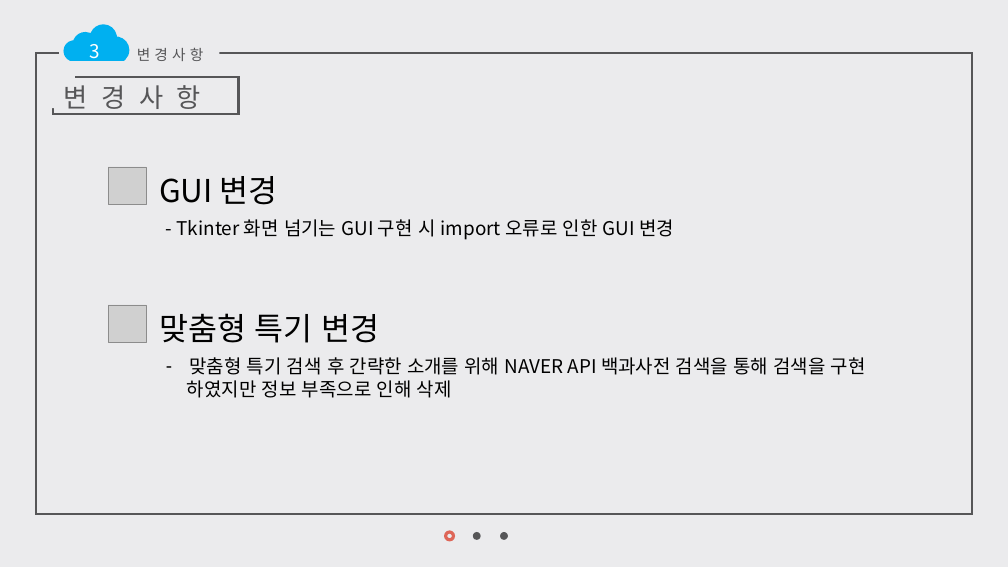
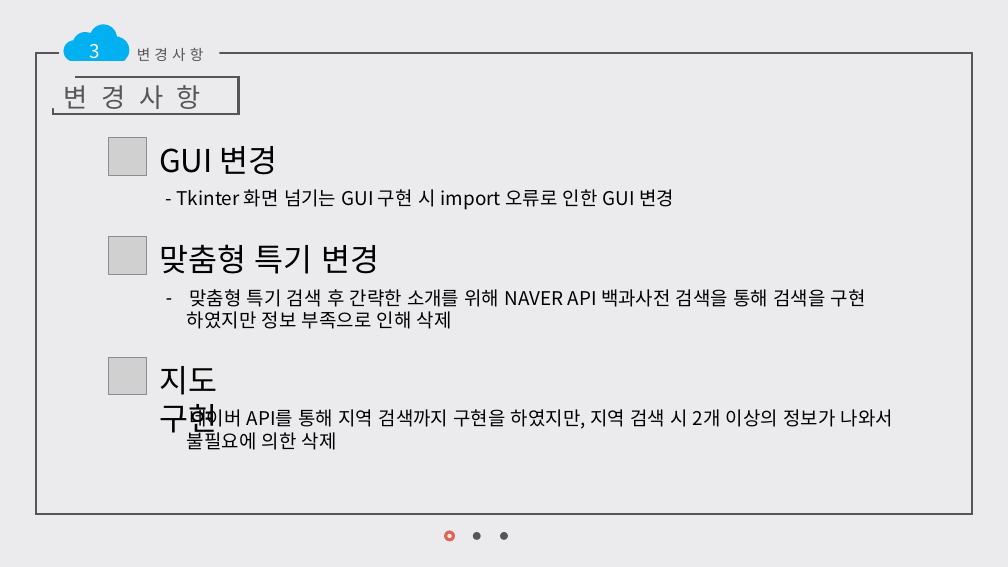
Before and after one commit to dyos1995/Script_1Home, a slide deck: slide 7 of 발표 자료/3차 발표/[스크립트] 2014182004 권오성 과제3.pptx. Drawn at 1008x567 pixels with LibreOffice and Linux fonts; fonts in the diff are those of the drawing; grey boxes stand for pictures. Boxes give left, top, right and bottom in pixels: in the first picture for what was removed or moved away, otherwise in the second. Text is boxed around its words. In the diff, an @@ line names an element or a change of style, - is before the commit and + after.

```diff
--- a/발표 자료/3차 발표/[스크립트] 2014182004 권오성 과제3.pptx
+++ b/발표 자료/3차 발표/[스크립트] 2014182004 권오성 과제3.pptx
@@ 2 texts, 1 picture: place and size @@
-2 texts, 1 picture at (108,167,674,240)
+2 texts, 1 picture at (108,138,674,210)
@@ 2 texts, 1 picture: place and size @@
-2 texts, 1 picture at (108,305,866,398)
+2 texts, 1 picture at (108,237,866,329)
@@ picture added at (108,357,146,395) @@
@@ text added at (159,366,217,439), 30 pt, text #000000 @@
+지도 구현
@@ text added at (187,406,893,450), 18 pt, text #000000 @@
+– 네이버 API를 통해 지역 검색까지 구현을 하였지만, 지역 검색 시 2개 이상의 정보가 나와서
+불필요에 의한 삭제
```
Also in this commit, not shown: 4 other files.
